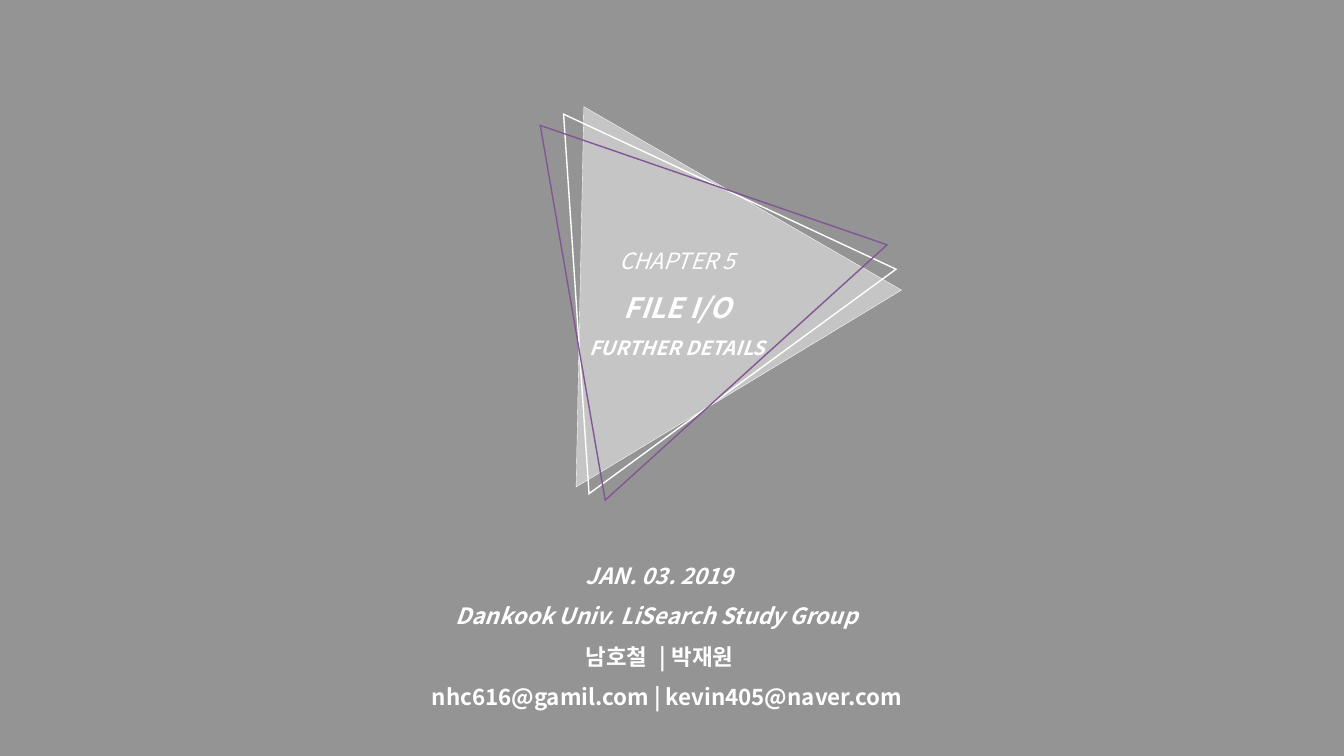
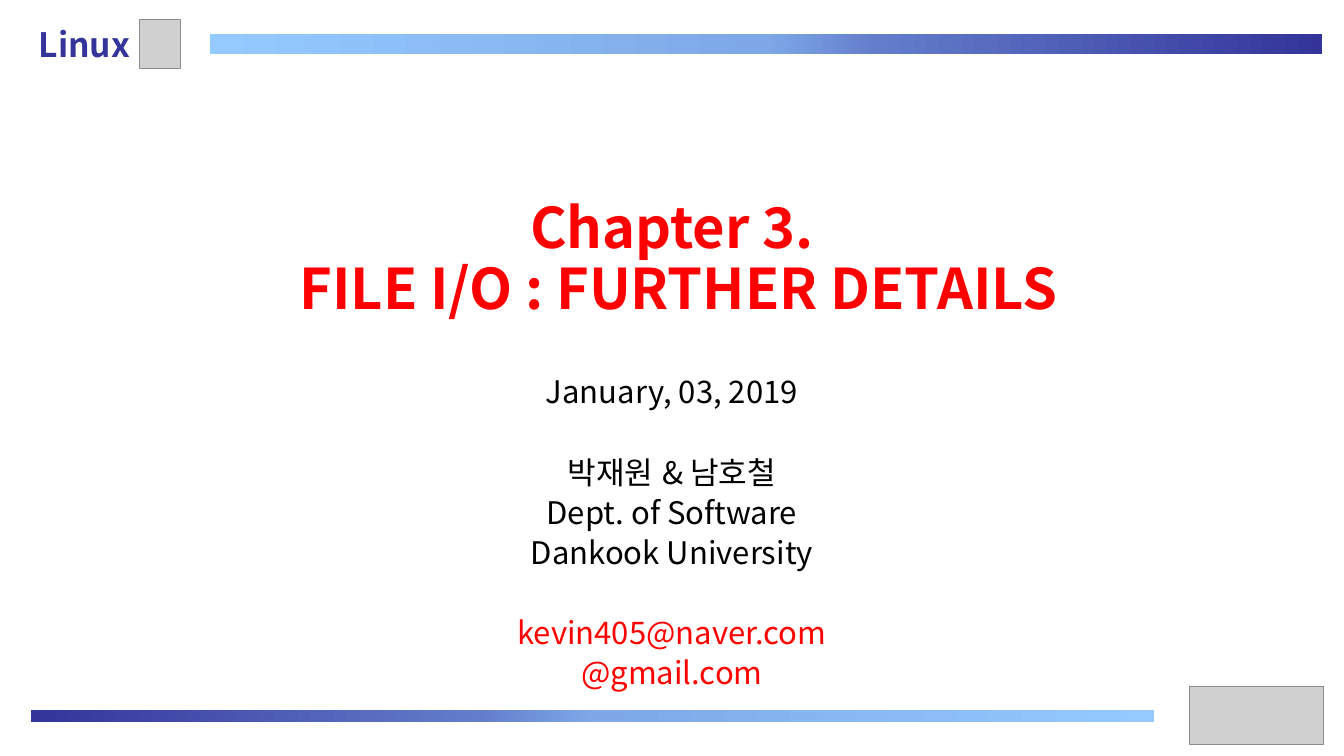
Before and after one commit to shinhojin/LiSearch_Dankook_Univ._Linux_Search, a slide deck: slide 1 of Presentation/CH05 FILE IO FURTHER DETAILS.pptx. Drawn at 1344x756 pixels with LibreOffice and Linux fonts; fonts in the diff are those of the drawing; grey boxes stand for pictures; background and template pictures are left out. Boxes give left, top, right and bottom in pixels: in the first picture for what was removed or moved away, otherwise in the second. Text is boxed around its words. In the diff, an @@ line names an element or a change of style, - is before the commit and + after.

Commit message:
FILE IO FURTHER DETAILS 수정본

```diff
--- a/Presentation/CH05 FILE IO FURTHER DETAILS.pptx
+++ b/Presentation/CH05 FILE IO FURTHER DETAILS.pptx
@@ background picture (left out) to #FFFFFF @@
@@ text added at (x1=39, y1=29, x2=130, y2=58), 24 pt, text #34349A, bold @@
+Linux
@@ picture added at (x1=140, y1=20, x2=181, y2=69) @@
@@ rectangle added at (x1=210, y1=34, x2=1323, y2=54), fill gradient #34349A to #637DCB to #7EA8E8 to #94CAFF @@
@@ triangle removed at (x1=417, y1=107, x2=902, y2=580) @@
@@ triangle removed at (x1=423, y1=115, x2=896, y2=572) @@
@@ triangle removed at (x1=432, y1=126, x2=887, y2=561) @@
@@ title "Chapter 3. FILE I/O : ..." at (x1=300, y1=203, x2=1058, y2=319): vertical alignment top to bottom @@
@@ title at (x1=300, y1=203, x2=1058, y2=319): text changed; size 14 to 40 pt; text colour #FFFFFF to #FF0000; italic off @@
-CHAPTER 5
-FILE I/O
-FURTHER DETAILS
+Chapter 3.
+FILE I/O : FURTHER DETAILS
@@ subtitle added at (x1=517, y1=380, x2=826, y2=692), 22.2 pt, text #000000 @@
+January, 03, 2019
+박재원 & 남호철
+Dept. of Software
+Dankook University
+kevin405@naver.com
+@gmail.com
@@ text removed at (x1=432, y1=567, x2=902, y2=710) @@
-JAN. 03. 2019
-Dankook Univ. LiSearch Study Group
-남호철 | 박재원
-nhc616@gamil.com | kevin405@naver.com
@@ picture added at (x1=1190, y1=687, x2=1324, y2=744) @@
@@ rectangle added at (x1=30, y1=710, x2=1153, y2=722), fill gradient #34349A to #637DCB to #7EA8E8 to #94CAFF @@
```
Also in this commit, not shown: 1 other slide changed, 18 slides added, 13 slides removed.
